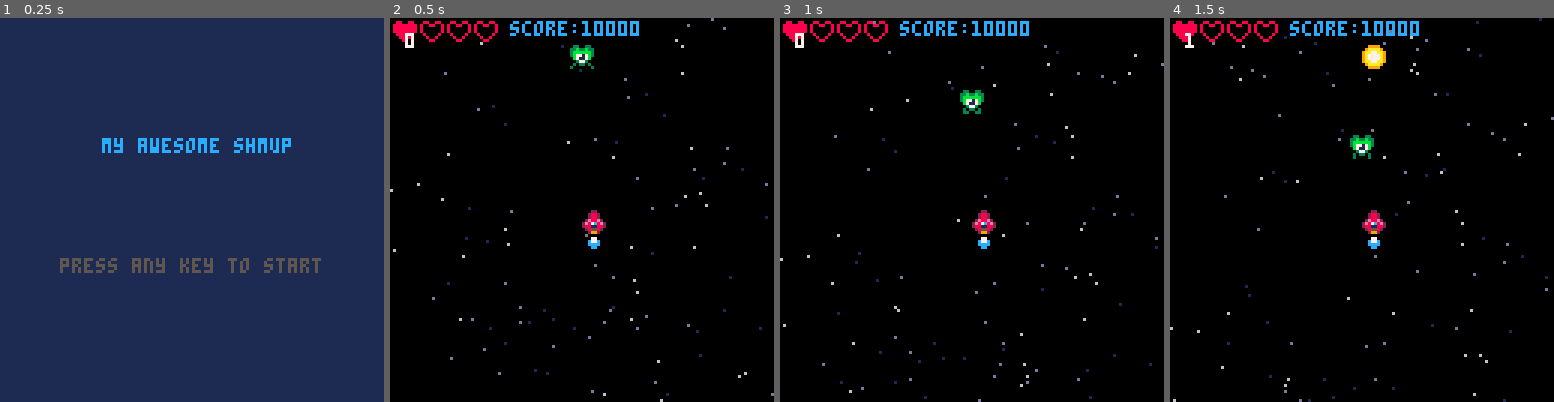
Above: before the commit, frames 1-4 (left to right).
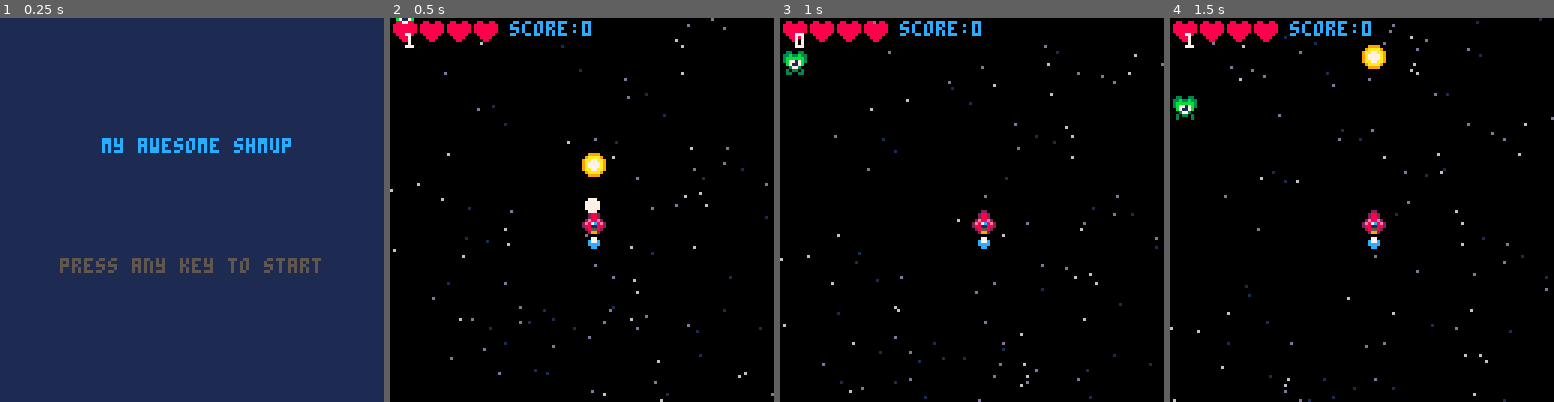
Above: after the commit, the same moments.

Repository: Krystman/lazydevs-pico8-basic-shmup
Game: PICO-8 cartridge shmup.p8
Two runs of this game, one before a commit and one after it. Both use one fixed random seed, a clock stepped at 60 frames per second and the inputs below.
Inputs:
- Up to frame 1 (0.25 s): no input
- Up to frame 2 (0.5 s): tap X (X key) at 0.33 s
- Up to frame 3 (1 s): tap O (Z key) at 0.7 s
- Up to frame 4 (1.5 s): tap X (X key) at 1.07 s

Frame 1 is identical in both runs. In frame 2, 1.6% of the frame differs, in the area x 1-65%, y 0-51%; in frame 3, 1.3%; in frame 4, 1.3%.

Commit message:
Beginning of 14 - Explosions

Diff:
--- a/shmup.p8
+++ b/shmup.p8
@@ -1,15 +1,23 @@
 pico-8 cartridge // http://www.pico-8.com
 version 36
 __lua__
+-- todo
+-- -explosion
+-- -hit reaction
+
 function _init()
  --this will clear the screen
  cls(0)
 
  mode="start"
  blinkt=1
+
+ t=0
 end
 
 function _update()
+ t+=1
+
  blinkt+=1
 
  if mode=="game" then
@@ -36,9 +44,9 @@
 
 function startgame()
  mode="game"
+ t=0
 
  ship={}
-
  ship.x=64
  ship.y=64
  ship.sx=0
@@ -47,14 +55,14 @@
 
  flamespr=5
 
- bulx=64
- buly=-10
+ bultimer=0
 
  muzzle=0
 
- score=10000
-
- lives=1
+ score=0
+
+ lives=4
+ invul=0
 
  stars={}
  for i=1,100 do
@@ -69,12 +77,7 @@
 
  enemies={}
 
- local myen={}
- myen.x=60
- myen.y=5
- myen.spr=21
-
- add(enemies,myen)
+ spawnen()
 end
 
 -->8
@@ -140,6 +143,15 @@
 
  return true
 end
+
+function spawnen()
+ local myen={}
+ myen.x=rnd(120)
+ myen.y=-8
+ myen.spr=21
+
+ add(enemies,myen)
+end
 -->8
 --update
 
@@ -164,16 +176,20 @@
   ship.sy=2
  end
 
- if btnp(5) then
-  local newbul={}
-  newbul.x=ship.x
-  newbul.y=ship.y-3
-  newbul.spr=16
-  add(buls,newbul)
-
-  sfx(0)
-  muzzle=6
- end
+ if btn(5) then
+  if bultimer<=0 then
+	  local newbul={}
+	  newbul.x=ship.x
+	  newbul.y=ship.y-3
+	  newbul.spr=16
+	  add(buls,newbul)
+
+	  sfx(0)
+	  muzzle=6
+	  bultimer=4
+  end
+ end
+ bultimer-=1
 
  --moving the ship
  ship.x+=ship.sx
@@ -213,16 +229,34 @@
 
   if myen.y>128 then
    del(enemies,myen)
+   spawnen()
+  end
+ end
+
+ --collision enemy x bullets
+ for myen in all(enemies) do
+  for mybul in all(buls) do
+   if col(myen,mybul) then
+    del(enemies,myen)
+    del(buls,mybul)
+    sfx(2)
+    score+=1
+    spawnen()
+   end
   end
  end
 
  --collision ship x enemies
- for myen in all(enemies) do
-  if col(myen,ship) then
-   lives-=1
-   sfx(1)
-   del(enemies,myen)
-  end
+ if invul<=0 then
+	 for myen in all(enemies) do
+	  if col(myen,ship) then
+	   lives-=1
+	   sfx(1)
+	   invul=60
+	  end
+	 end
+ else
+  invul-=1
  end
 
  if lives<=0 then
@@ -262,8 +296,17 @@
 function draw_game()
  cls(0)
  starfield()
- drwmyspr(ship)
- spr(flamespr,ship.x,ship.y+8)
+
+ if invul<=0 then
+  drwmyspr(ship)
+  spr(flamespr,ship.x,ship.y+8)
+ else
+  --invul state
+  if sin(t/5)<0.1 then
+   drwmyspr(ship)
+   spr(flamespr,ship.x,ship.y+8)
+  end
+ end
 
  --drawing enemies
  for myen in all(enemies) do
Not shown, changed: the sound effects (__sfx__) section of shmup.p8
